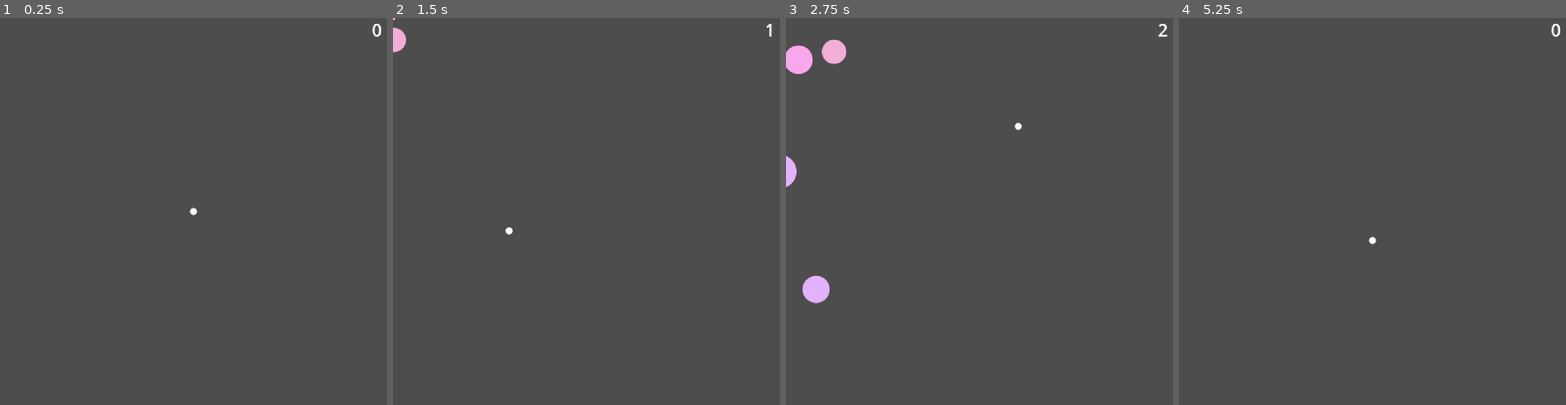
Above: before the commit, frames 1-4 (left to right).
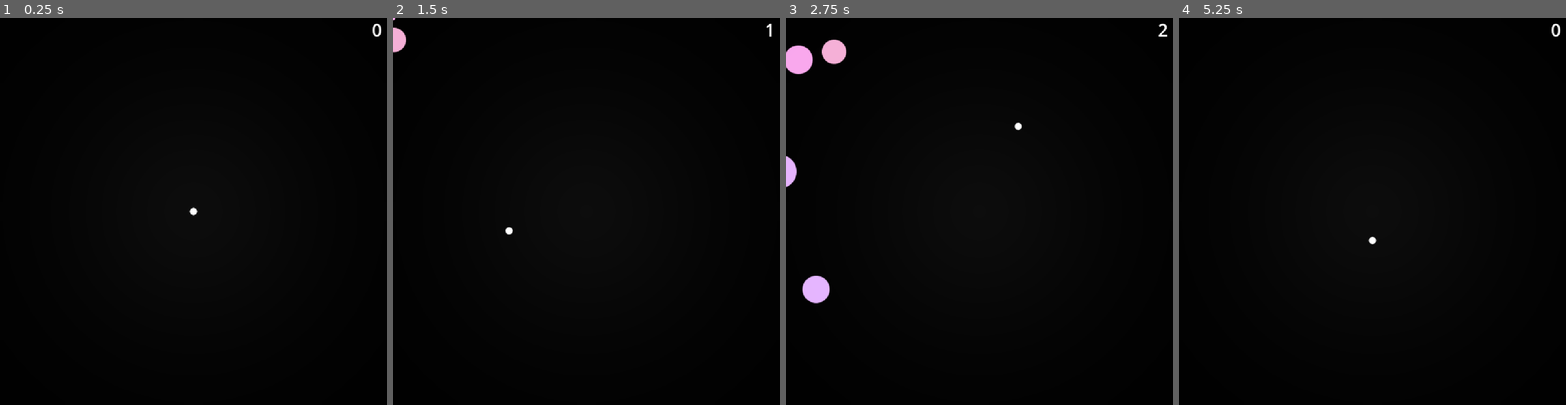
Above: after the commit, the same moments.

Repository: SmallConfusion/Ball-Game-Com
Game: Godot game, scene res://game.tscn
Two runs of this game, one before a commit and one after it. Both use one fixed random seed, a clock stepped at 60 frames per second and the inputs below.
Inputs (mouse positions are in pixels of both pictures, inside the frame that each line leads up to):
- Up to frame 1 (0.25 s): no input
- Up to frame 2 (1.5 s): tap Enter at 0.5 s; move the mouse to (671, 192) at 0.52 s; move the mouse to (509, 230) at 1.27 s
- Up to frame 3 (2.75 s): move the mouse to (1018, 126) at 2.02 s
- Up to frame 4 (5.25 s): move the mouse to (1353, 288) at 2.77 s; move the mouse to (1488, 269) at 3.52 s; move the mouse to (1256, 153) at 4.27 s; click "Play Again" at 5 s

The runs differ from the first frame. In frame 1, 100% of the frame differs, in the area x 0-100%, y 0-100%; in frame 2, 100%; in frame 3, 99%; in frame 4, 100%.

Commit message:
Add polish

Diff:
--- a/game.tscn
+++ b/game.tscn
@@ -9,6 +9,21 @@
 interpolation_color_space = 2
 offsets = PackedFloat32Array(0, 0.33486238, 0.71100914, 1)
 colors = PackedColorArray(0.92789644, 0.7146406, 0.7427279, 1, 0.9629988, 0.65199554, 0.9604401, 1, 0.72634983, 0.7913829, 0.95527655, 1, 0.90536565, 0.77833384, 0.61122537, 1)
+
+[sub_resource type="CanvasItemMaterial" id="CanvasItemMaterial_feb5d"]
+blend_mode = 1
+
+[sub_resource type="Gradient" id="Gradient_feb5d"]
+interpolation_mode = 2
+interpolation_color_space = 2
+colors = PackedColorArray(0.051970966, 0.051970966, 0.051970936, 1, 0.00566115, 0.005661152, 0.005661148, 1)
+
+[sub_resource type="GradientTexture2D" id="GradientTexture2D_fc0e3"]
+gradient = SubResource("Gradient_feb5d")
+use_hdr = true
+fill = 1
+fill_from = Vector2(0.5, 0.5)
+metadata/_snap_enabled = true
 
 [sub_resource type="CircleShape2D" id="CircleShape2D_feb5d"]
 
@@ -26,6 +41,16 @@
 
 [node name="CanvasLayer" type="CanvasLayer" parent="."]
 process_mode = 3
+
+[node name="TextureRect" type="TextureRect" parent="CanvasLayer"]
+z_index = -4096
+material = SubResource("CanvasItemMaterial_feb5d")
+anchors_preset = 15
+anchor_right = 1.0
+anchor_bottom = 1.0
+grow_horizontal = 2
+grow_vertical = 2
+texture = SubResource("GradientTexture2D_fc0e3")
 
 [node name="ScoreLabel" type="Label" parent="CanvasLayer"]
 anchors_preset = 1
--- a/project.godot
+++ b/project.godot
@@ -60,3 +60,6 @@
 
 textures/canvas_textures/default_texture_filter=2
 textures/canvas_textures/default_texture_repeat=1
+viewport/hdr_2d=true
+environment/defaults/default_clear_color=Color(0, 0, 0, 1)
+anti_aliasing/quality/use_debanding=true
Not shown: 1 places in game.tscn that only renumber resources
